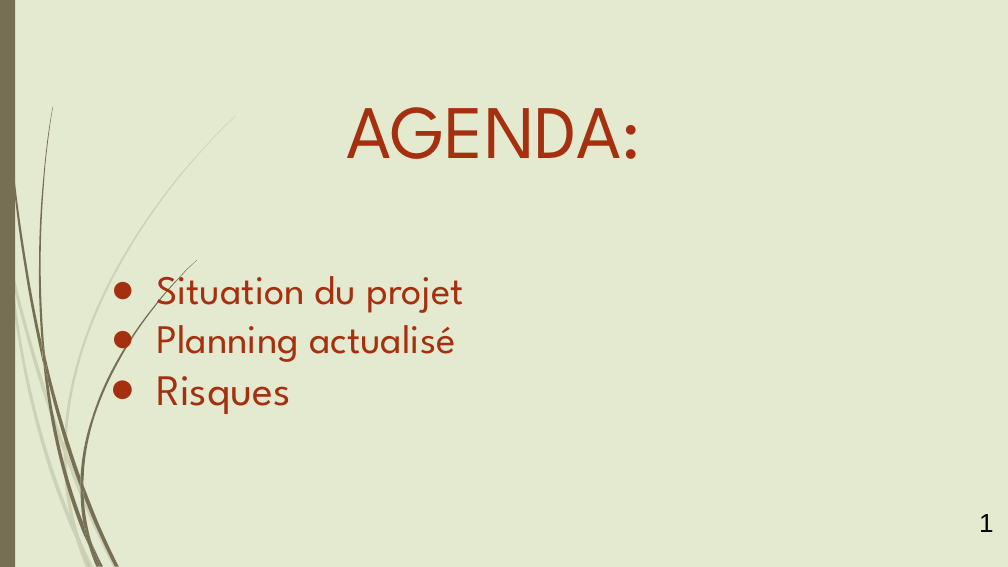
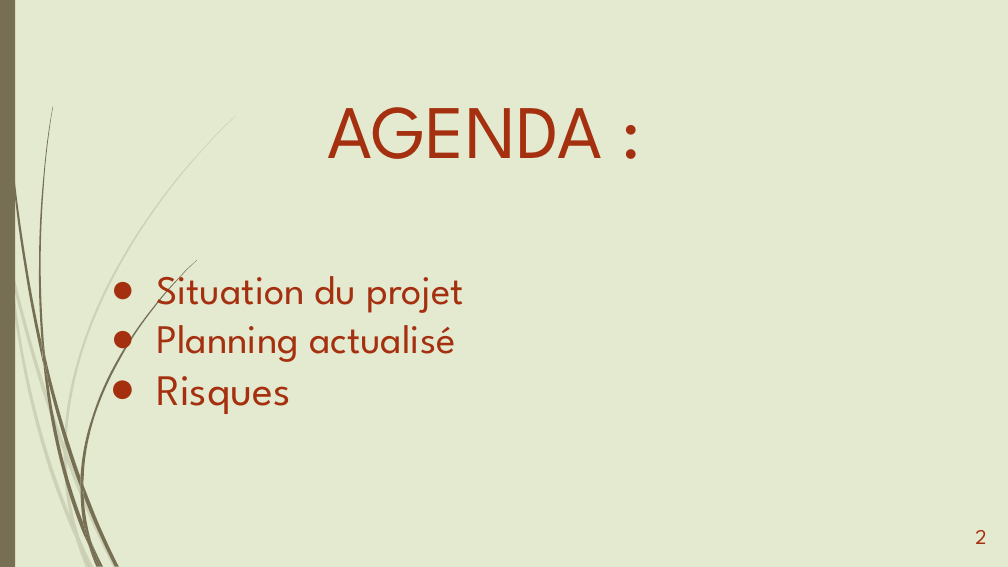
Before and after one commit to abes-esr/kalidos, a slide deck: slide 2 of doc/comité-pilotage.pptx. Drawn at 1008x567 pixels with LibreOffice and Linux fonts; fonts in the diff are those of the drawing. Boxes give left, top, right and bottom in pixels: in the first picture for what was removed or moved away, otherwise in the second. Text is boxed around its words. In the diff, an @@ line names an element or a change of style, - is before the commit and + after.

```diff
--- a/doc/comité-pilotage.pptx
+++ b/doc/comité-pilotage.pptx
@@ title at [328,107,603,159]: spaces changed @@
-AGENDA:
+AGENDA :
@@ page number added at [975,530,986,544], 20 pt, text #A53010 @@
+2
@@ text removed at [979,514,994,532] @@
-1
```
Also in this commit, not shown: 8 other slides changed, 3 slides added.
